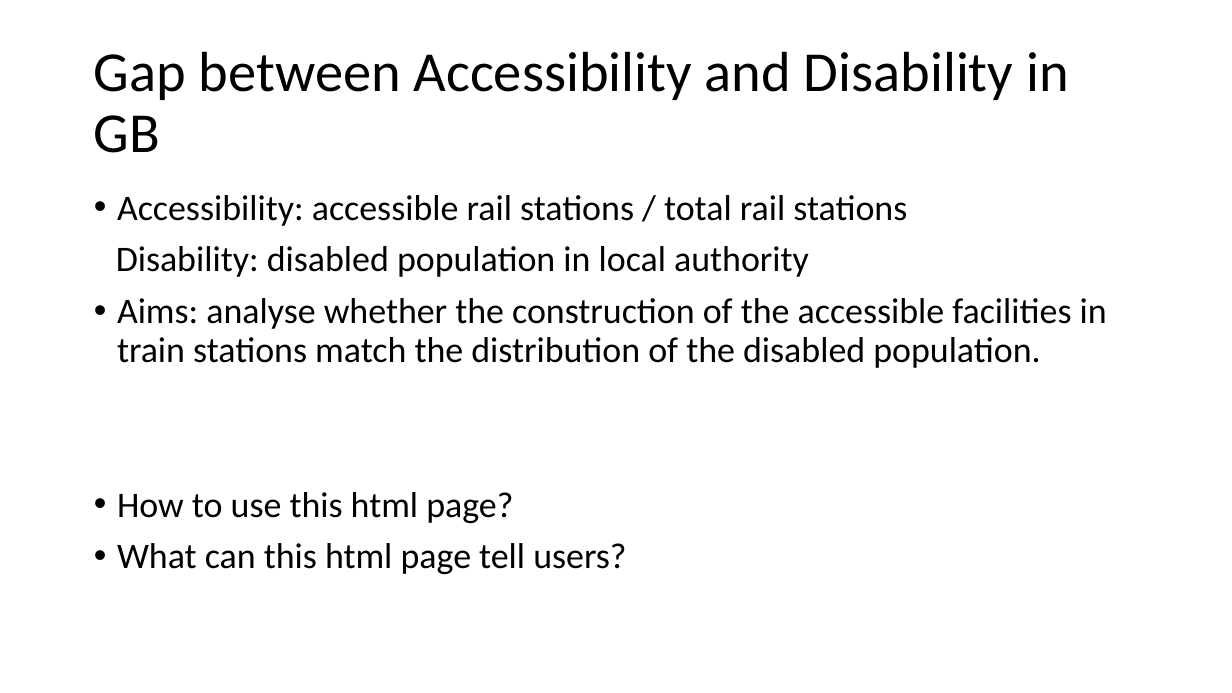
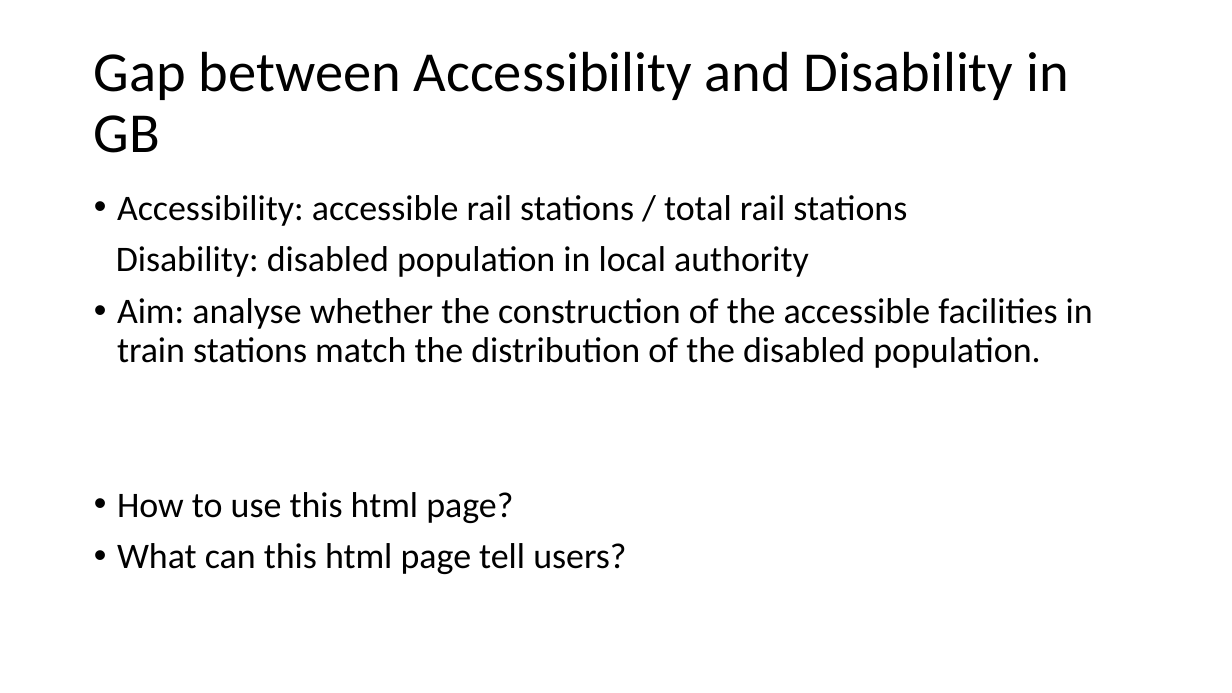
Before and after one commit to disabled-accessible-city/disabled-accessible-city.github.io, a slide deck: slide 2 of presentation/Presentation - Gap between A&D in GB.pptx. Drawn at 1232x693 pixels with LibreOffice and Linux fonts; fonts in the diff are those of the drawing. Boxes give left, top, right and bottom in pixels: in the first picture for what was removed or moved away, otherwise in the second. Text is boxed around its words. In the diff, an @@ line names an element or a change of style, - is before the commit and + after.

```diff
--- a/presentation/Presentation - Gap between A&D in GB.pptx
+++ b/presentation/Presentation - Gap between A&D in GB.pptx
@@ text at [117,298,1093,368]: text changed @@
-• Aims: analyse whether the construction of the accessible facilities in train stations match the distribution of the disabled population.
+• Aim: analyse whether the construction of the accessible facilities in train stations match the distribution of the disabled population.
```
